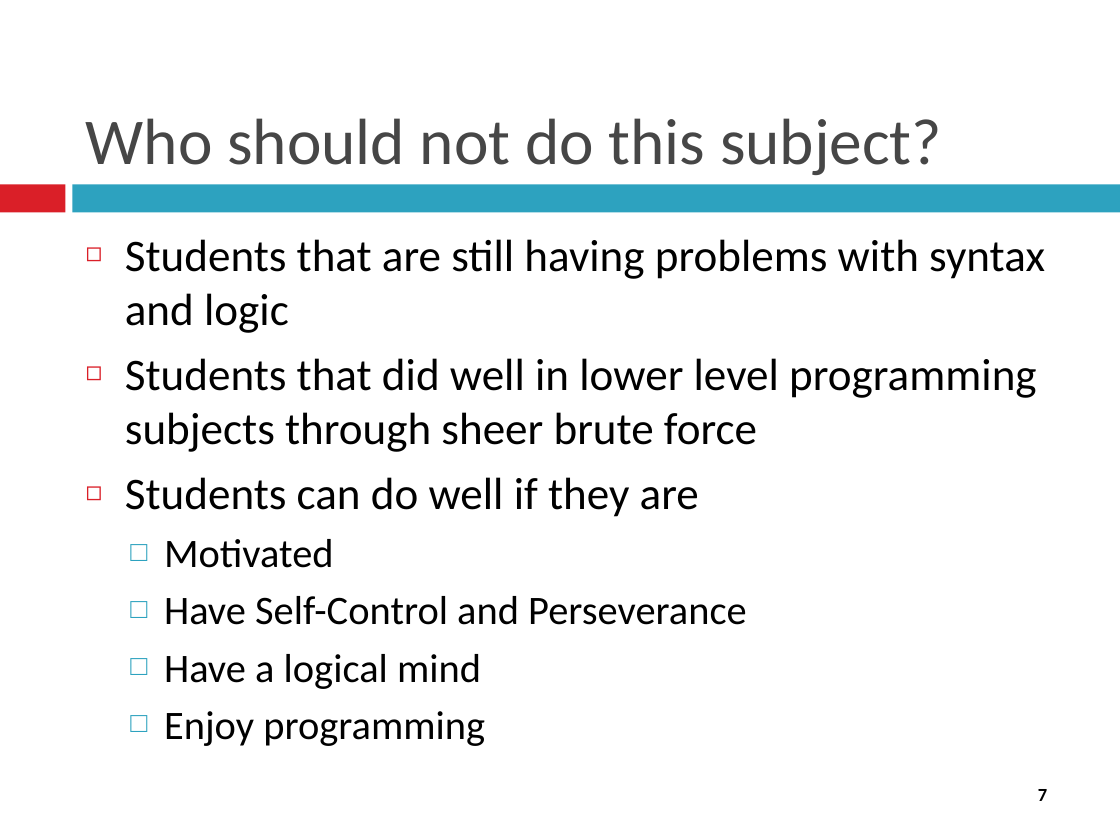
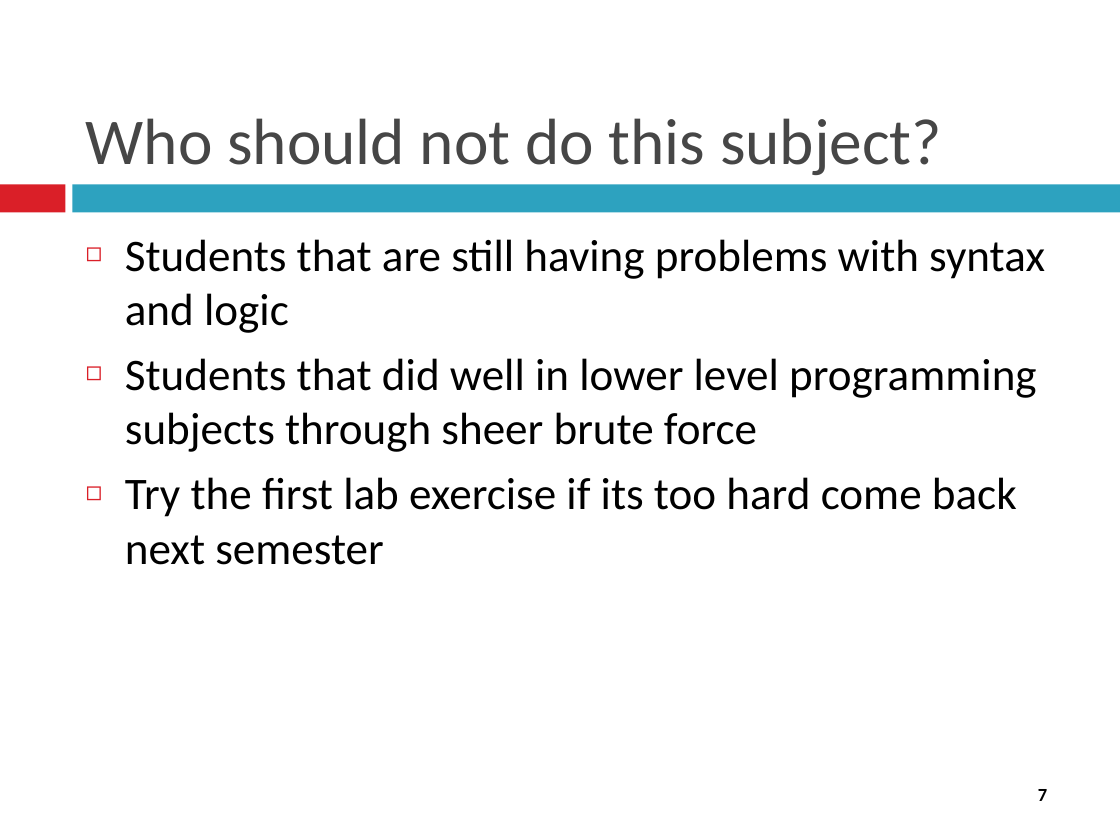
Before and after one commit to gareththomasnz/JAVAEE_Asst2, a slide deck: slide 7 of Documents/Week 1/EnterpriseJava1.pptx. Drawn at 1120x840 pixels with LibreOffice and Linux fonts; fonts in the diff are those of the drawing. Boxes give left, top, right and bottom in pixels: in the first picture for what was removed or moved away, otherwise in the second. Text is boxed around its words. In the diff, an @@ line names an element or a change of style, - is before the commit and + after.

```diff
--- a/Documents/Week 1/EnterpriseJava1.pptx
+++ b/Documents/Week 1/EnterpriseJava1.pptx
@@ text at box(125, 477, 1017, 565): text changed; size 26 to 29 pt @@
-◻ Students can do well if they are
-  □ Motivated
-  □ Have Self-Control and Perseverance
-  □ Have a logical mind
-  □ Enjoy programming
+◻ Try the first lab exercise if its too hard come back next semester
```
Also in this commit, not shown: 4 other slides changed, 3 slides added, 1 slide removed, 20 other files.
